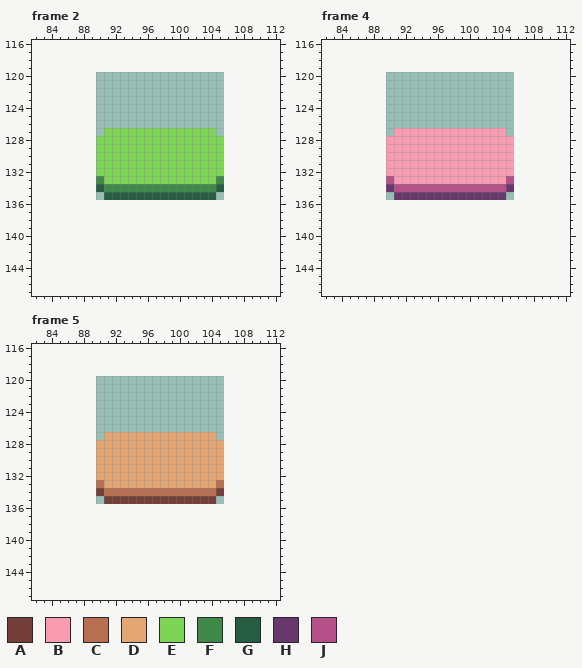
Two versions of one pixel-art file, assets/assets.aseprite. The picture above was drawn from the file before the commit.
16x16 pixels, 7 frames. Shown: frame 2: x 82..112, y 116..147; frame 4: x 82..112, y 116..147; frame 5: x 82..112, y 116..147. The old version is drawn lined up with the new one, on the new canvas. The commit also changed other frames, which this record leaves out.
Palette (. is transparent): A #743f39  B #f99cb2  C #b86f50  D #e4a672  E #7dd555  F #3e8948  G #265c42  H #68386c  J #b55088
The same view after the edit:
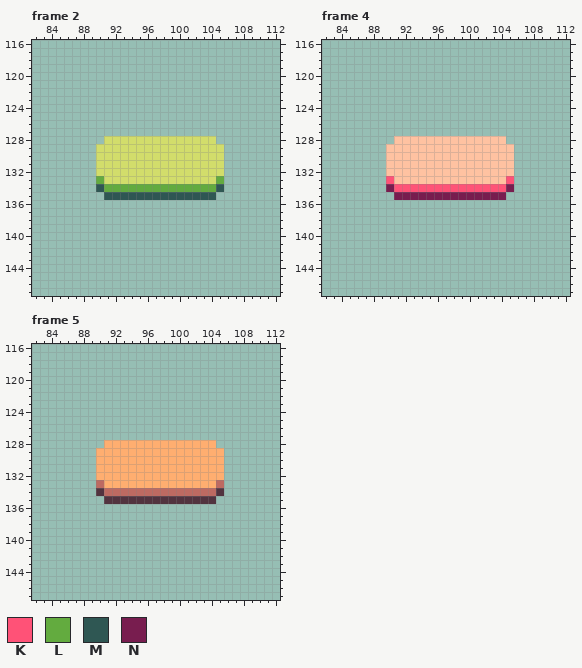
Colours new in this view: K #ff5277  L #63ab3f  M #2f5753  N #781d4f
From old to new:
{"change": "canvas 16x16 -> 196x256, the old top-left corner now at 90,120"}
{"colour":"A","old":"#743f39","new":"#52333f"}
{"colour":"B","old":"#f99cb2","new":"#ffc2a1"}
{"colour":"C","old":"#b86f50","new":"#bd6a62"}
{"colour":"D","old":"#e4a672","new":"#ffae70"}
{"colour":"E","old":"#7dd555","new":"#d2dd6b"}
{"where": "frame 2"}
{"frame":2,"y":127,"x":91,"old":"EEEEEEEEEEEEEE","new":".............."}
{"frame":2,"y":128,"x":90,"old":"E","new":"."}
{"frame":2,"y":128,"x":105,"old":"E","new":"."}
{"frame":2,"y":133,"x":90,"old":"F","new":"L"}
{"frame":2,"y":133,"x":105,"old":"F","new":"L"}
{"frame":2,"y":134,"x":90,"old":"GFFFFFFFFFFFFFFG","new":"MLLLLLLLLLLLLLLM"}
{"frame":2,"y":135,"x":91,"old":"GGGGGGGGGGGGGG","new":"MMMMMMMMMMMMMM"}
{"where": "frame 4"}
{"frame":4,"y":127,"x":91,"old":"BBBBBBBBBBBBBB","new":".............."}
{"frame":4,"y":128,"x":90,"old":"B","new":"."}
{"frame":4,"y":128,"x":105,"old":"B","new":"."}
{"frame":4,"y":133,"x":90,"old":"J","new":"K"}
{"frame":4,"y":133,"x":105,"old":"J","new":"K"}
{"frame":4,"y":134,"x":90,"old":"HJJJJJJJJJJJJJJH","new":"NKKKKKKKKKKKKKKN"}
{"frame":4,"y":135,"x":91,"old":"HHHHHHHHHHHHHH","new":"NNNNNNNNNNNNNN"}
{"where": "frame 5"}
{"frame":5,"y":127,"x":91,"old":"DDDDDDDDDDDDDD","new":".............."}
{"frame":5,"y":128,"x":90,"old":"D","new":"."}
{"frame":5,"y":128,"x":105,"old":"D","new":"."}
{"label":"changed","picture_box":[96,128,224,200]}
{"label":"changed","picture_box":[386,128,514,200]}
{"label":"changed","picture_box":[96,432,224,504]}
